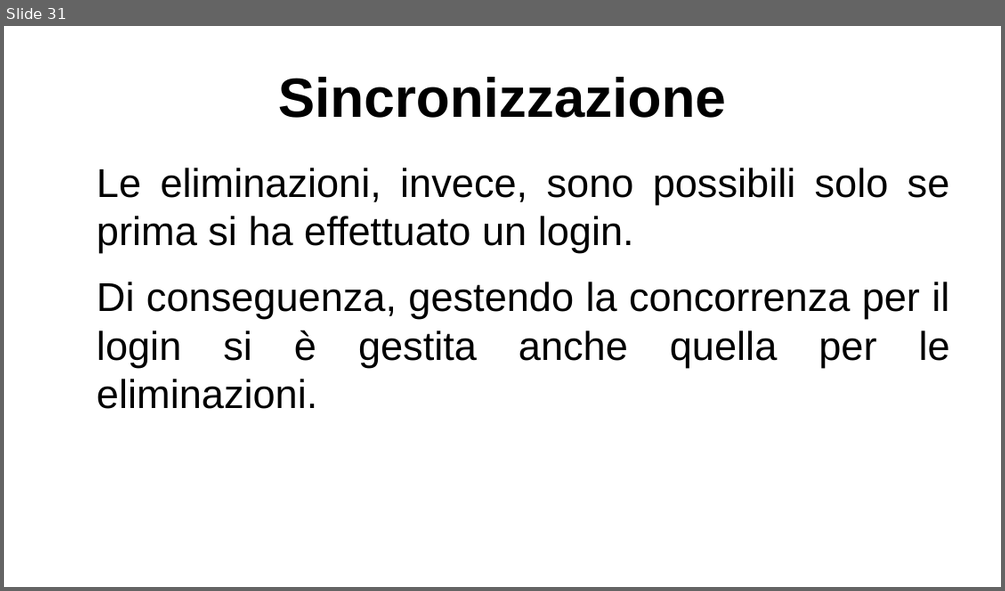
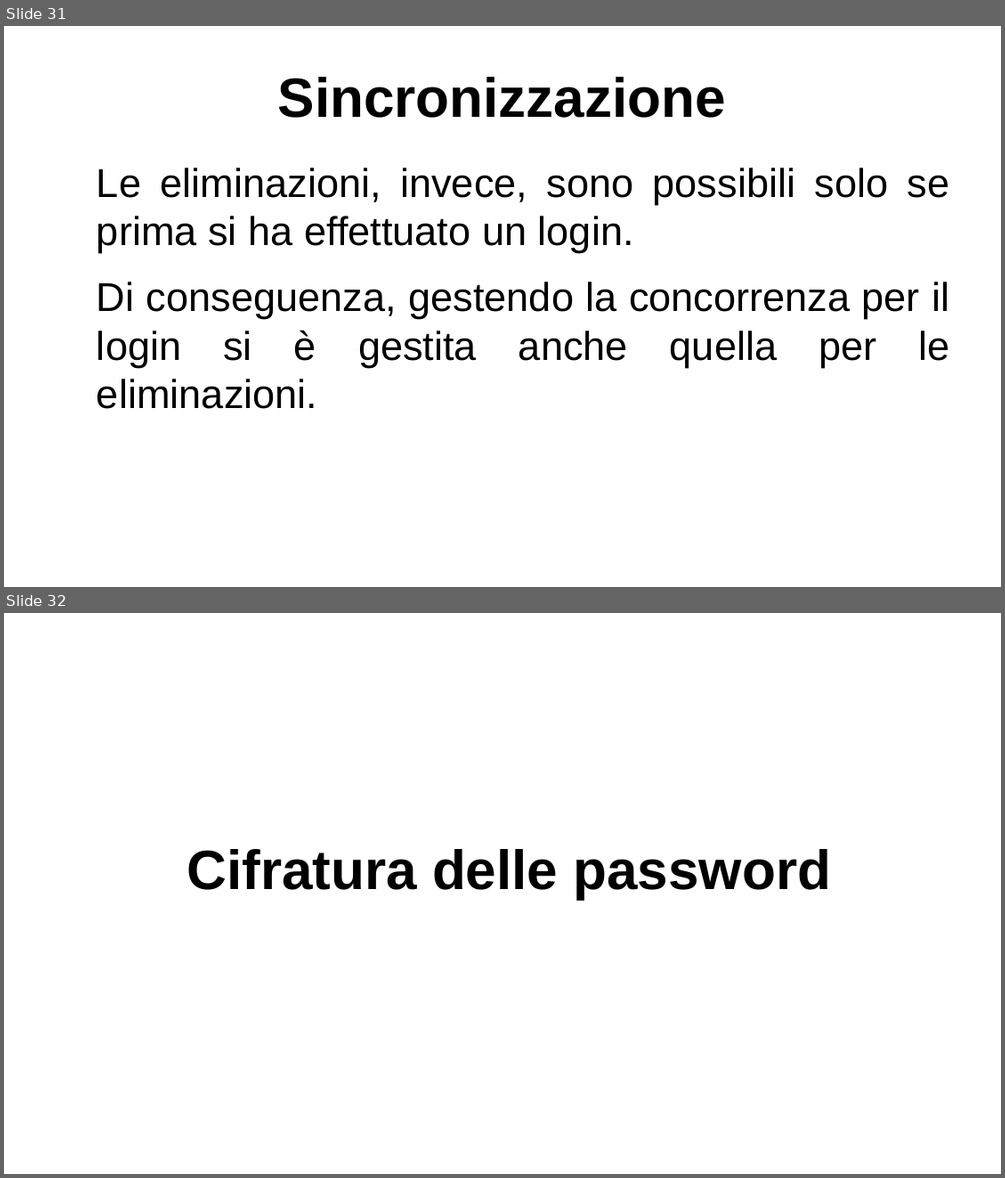
Before and after one commit to lucaMastro/progetto_SO, a slide deck: presentazione_progetto_SO.odp. Shown one above the other, each under a label of ours: slide 31 before the commit, slides 31 and 32 after it. The pictures are 1005x591 and 1005x1178 pixels, drawn with LibreOffice and Linux fonts; fonts in the diff are those of the drawing. Boxes give left, top, right and bottom in pixels: in the first picture for what was removed or moved away, otherwise in the second. Text is boxed around its words. In the diff, an @@ line names an element or a change of style, - is before the commit and + after.

```diff
--- a/presentazione_progetto_SO.odp
+++ b/presentazione_progetto_SO.odp
@@ slide 32 added at (4,613,1001,1174), background #FFFFFF @@
@@ title added at (186,849,832,899), 44 pt, text #000000, bold @@
+Cifratura delle password
```
Also in this commit, not shown: 7 other slides added, 1 slide removed.
